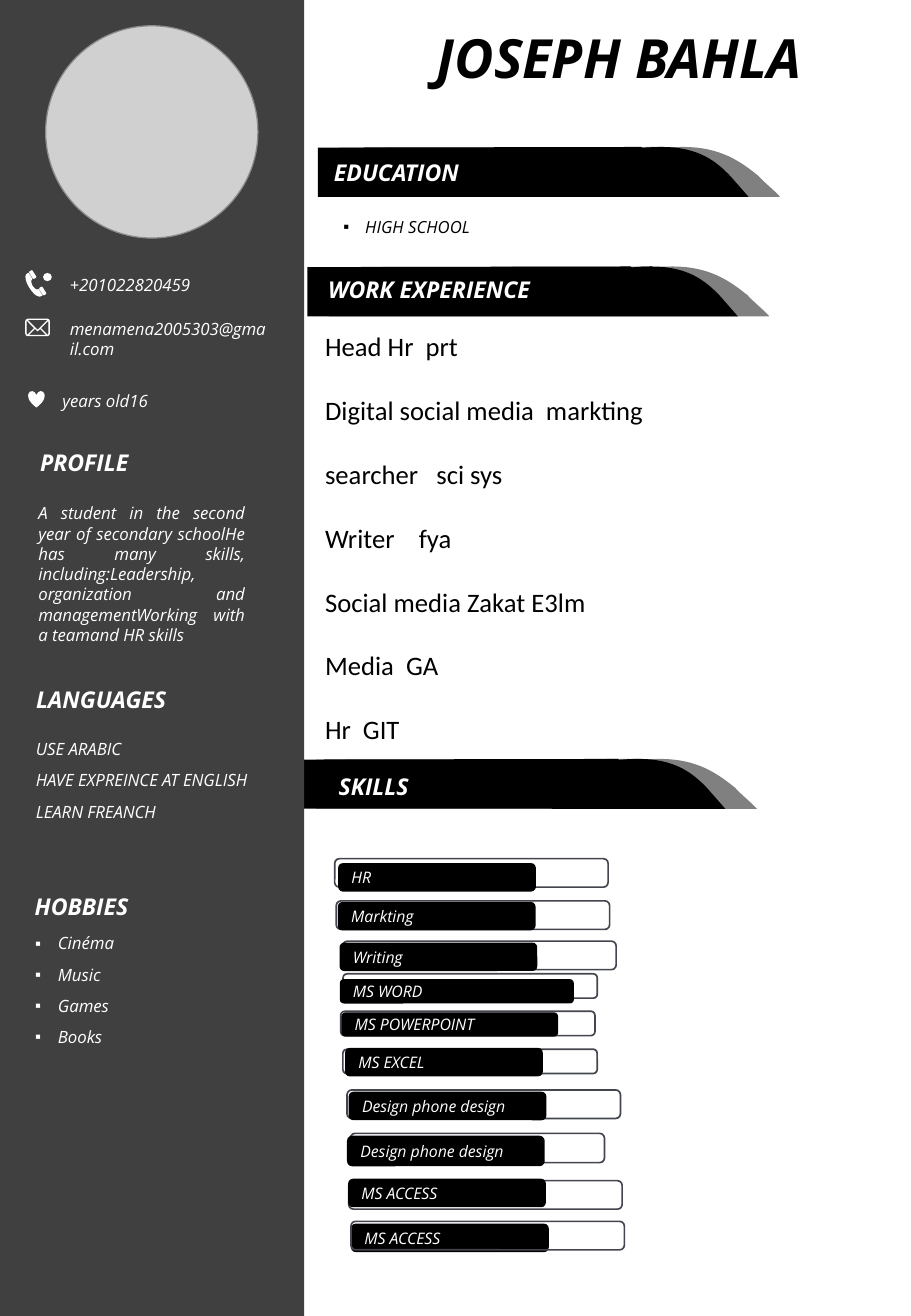
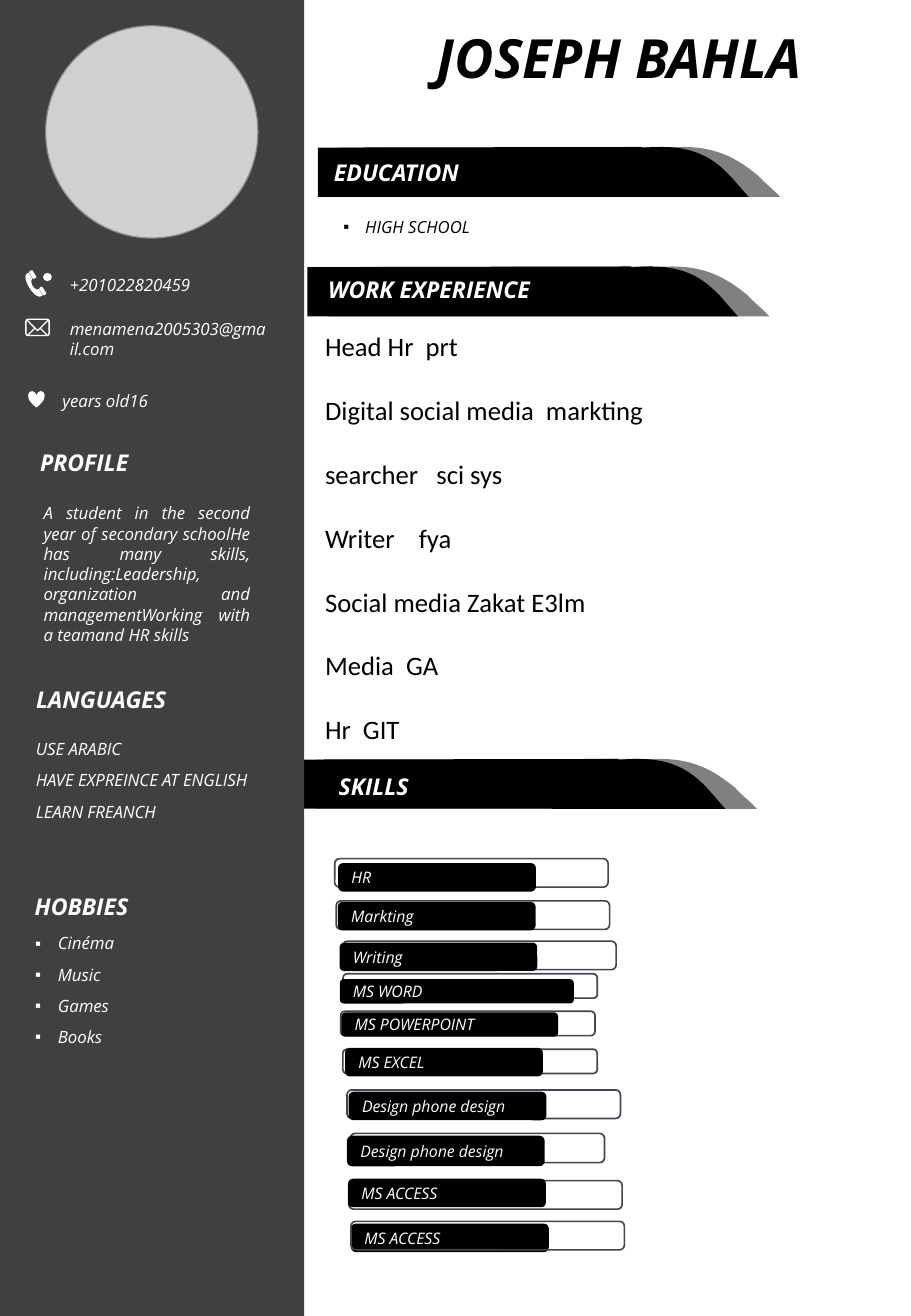
Before and after one commit to abdu303/prt, a slide deck: slide 1 of slide8-4.pptx. Drawn at 911x1316 pixels with LibreOffice and Linux fonts; fonts in the diff are those of the drawing; grey boxes stand for pictures. Boxes give left, top, right and bottom in pixels: in the first picture for what was removed or moved away, otherwise in the second. Text is boxed around its words. In the diff, an @@ line names an element or a change of style, - is before the commit and + after.

```diff
--- a/slide8-4.pptx
+++ b/slide8-4.pptx
@@ text "A student in the second ...": place and size @@
-text "A student in the second ..." at <box>38,506,245,641</box>
+text "A student in the second ..." at <box>44,506,250,641</box>
```
Also in this commit, not shown: 31 other files.
